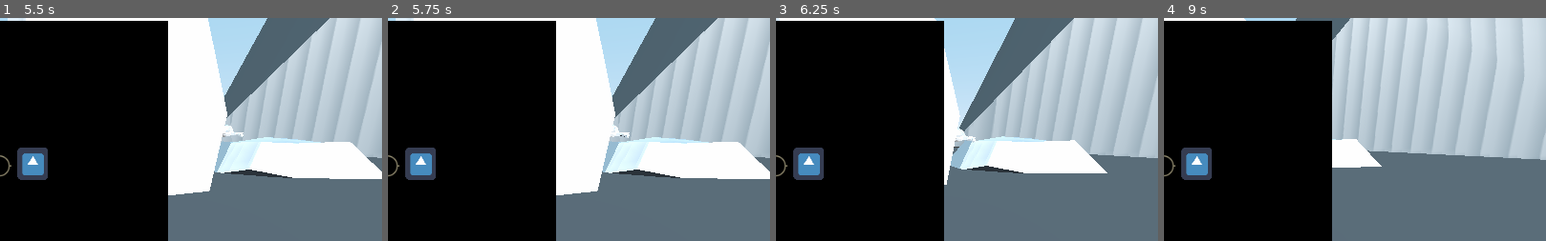
Above: before the commit, frames 1-4 (left to right).
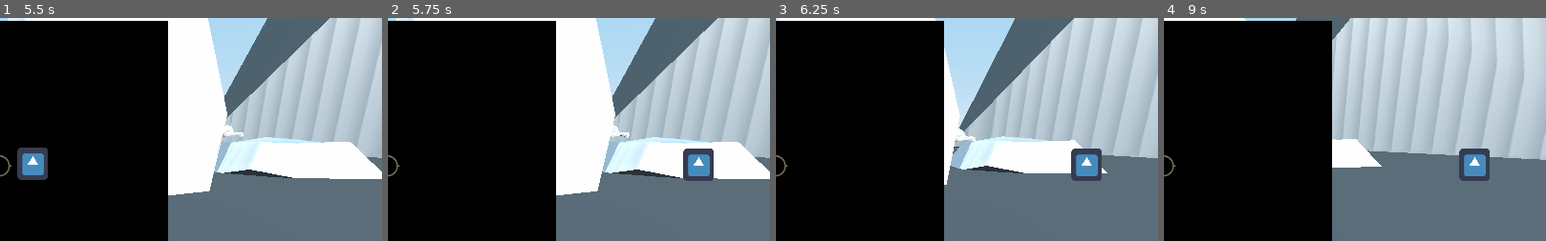
Above: after the commit, the same moments.

Repository: HelmetBugg/BioTank
Game: Godot game, scene res://Title.tscn
The game is run twice, just before and just after one commit, with the same random seed, the same clock (stepped at 60 frames per second) and the same inputs. The engine's default icon, where the game draws it, is replaced by a stand-in: a white triangle on a blue panel in a dark square.
Inputs (mouse positions are % of the whole screen's width and height, from its top left):
- Up to frame 1 (5.5 s): click "START" at 0.5 s; tap Enter at 1.25 s; move the mouse to (55, 50) at 1.27 s; press the mouse at (55, 50) at 1.28 s; hold W (forward) 1.28-5 s; move the mouse to (45, 50) at 2.02 s; release the mouse at (45, 50) at 2.03 s; click (45, 50) at 2.1 s; move the mouse to (52, 48) at 2.77 s; press the mouse at (52, 48) at 2.78 s; move the mouse to (49, 52) at 3.52 s; release the mouse at (49, 52) at 3.53 s; click (49, 52) at 3.6 s; move the mouse to (57, 51) at 4.27 s; press the mouse at (57, 51) at 4.28 s; tap Tab (inventory_toggle) at 4.9 s; release the mouse at (57, 51) at 5 s; drag from (3, 8) to (54, 33) at 5.02 s
- Up to frame 2 (5.75 s): no input
- Up to frame 3 (6.25 s): move the mouse to (55, 50) at 5.77 s; press the mouse at (55, 50) at 5.78 s; hold S (reverse) from 5.78 s (still down)
- Up to frame 4 (9 s): release S (reverse) at 6.5 s; release the mouse at (55, 50) at 6.5 s; drag from (35, 25) to (30, 55) at 6.52 s; tap Space at 7.25 s; move the mouse to (72, 45) at 7.27 s; press the mouse at (72, 45) at 7.28 s; hold W (forward) 7.28-8 s; release the mouse at (72, 45) at 8 s; drag from (30, 55) to (54, 33) at 8.02 s; move the mouse to (60, 28) at 8.77 s; press the mouse at (60, 28) at 8.78 s; hold S (reverse) from 8.78 s (still down)
The pictures show only the part of the screen within x 50-100%, y 0-50%; the shares and areas given below are measured in that part.

Frame 1 is identical in both runs. In frame 2, 2.2% of the frame differs, in the area x 4-86%, y 58-74%; in frame 3, 2.2%; in frame 4, 2.3%.

Commit message:
added reparenting for inventoryItem

Diff:
--- a/EnemyInventory.gd
+++ b/EnemyInventory.gd
@@ -1,4 +1,5 @@
 extends Sprite
+
 
 # Called when the node enters the scene tree for the first time.
 func _ready():
@@ -7,6 +8,7 @@
 func _on_InventoryArea_body_entered(body):
 	print(str('Body entered: ', body.get_name()))
 	body.within_inventory  = true
+	body.currentLocation = self
 
 
 func _on_InventoryArea_body_exited(body):
--- a/InventoryItem.gd
+++ b/InventoryItem.gd
@@ -3,6 +3,7 @@
 var original_position = Vector2()
 var dragging = false
 var within_inventory = false
+var currentLocation = null
 
 func _process(delta):
 	if dragging:
@@ -20,5 +21,10 @@
 			print("tickle me")
 			dragging = false
 			if !within_inventory:
+
 				# Reset position.
 				self.global_position = original_position
+
+			else:
+				get_parent().remove_child(self)
+				currentLocation.add_child(self)
--- a/Player.tscn
+++ b/Player.tscn
@@ -71,12 +71,18 @@
 margin_right = 1026.0
 margin_bottom = 604.0
 
-[node name="PlayerInventory" type="Sprite" parent="InventoryContainer"]
-position = Vector2( 183.625, 194.625 )
+[node name="PlayerGrid" type="GridContainer" parent="InventoryContainer"]
+margin_left = 513.0
+margin_top = 302.0
+margin_right = 513.0
+margin_bottom = 302.0
+
+[node name="PlayerInventory" type="Sprite" parent="InventoryContainer/PlayerGrid"]
+position = Vector2( -329.375, -107.375 )
 scale = Vector2( 0.355986, 0.678571 )
 texture = ExtResource( 6 )
 
-[node name="RichTextLabel" type="RichTextLabel" parent="InventoryContainer/PlayerInventory"]
+[node name="RichTextLabel" type="RichTextLabel" parent="InventoryContainer/PlayerGrid/PlayerInventory"]
 margin_left = -479.302
 margin_top = -270.605
 margin_right = -379.302
@@ -84,27 +90,34 @@
 custom_colors/default_color = Color( 1, 1, 1, 1 )
 text = "Your Inventory"
 
-[node name="ItemBody" type="KinematicBody2D" parent="InventoryContainer/PlayerInventory"]
+[node name="ItemBody" type="KinematicBody2D" parent="InventoryContainer/PlayerGrid/PlayerInventory"]
 position = Vector2( -424, -220 )
 z_index = 1
 z_as_relative = false
 input_pickable = true
 script = ExtResource( 8 )
 
-[node name="InventoryItem" type="Sprite" parent="InventoryContainer/PlayerInventory/ItemBody"]
+[node name="InventoryItem" type="Sprite" parent="InventoryContainer/PlayerGrid/PlayerInventory/ItemBody"]
 scale = Vector2( 1.78933, 1 )
 texture = ExtResource( 7 )
 
-[node name="CollisionShape2D" type="CollisionShape2D" parent="InventoryContainer/PlayerInventory/ItemBody"]
+[node name="CollisionShape2D" type="CollisionShape2D" parent="InventoryContainer/PlayerGrid/PlayerInventory/ItemBody"]
 shape = SubResource( 5 )
 
-[node name="EnemyInventory" type="Sprite" parent="InventoryContainer"]
-position = Vector2( 556, 196 )
+[node name="EnemyGrid" type="GridContainer" parent="InventoryContainer"]
+margin_left = 513.0
+margin_top = 302.0
+margin_right = 513.0
+margin_bottom = 302.0
+columns = 4
+
+[node name="EnemyInventory" type="Sprite" parent="InventoryContainer/EnemyGrid"]
+position = Vector2( 43, -106 )
 scale = Vector2( 0.355986, 0.678571 )
 texture = ExtResource( 6 )
 script = ExtResource( 9 )
 
-[node name="RichTextLabel" type="RichTextLabel" parent="InventoryContainer/EnemyInventory"]
+[node name="RichTextLabel" type="RichTextLabel" parent="InventoryContainer/EnemyGrid/EnemyInventory"]
 margin_left = -479.302
 margin_top = -270.605
 margin_right = -379.302
@@ -112,9 +125,9 @@
 custom_colors/default_color = Color( 1, 1, 1, 1 )
 text = "Enemy Inventory"
 
-[node name="InventoryArea" type="Area2D" parent="InventoryContainer/EnemyInventory"]
+[node name="InventoryArea" type="Area2D" parent="InventoryContainer/EnemyGrid/EnemyInventory"]
 
-[node name="CollisionShape2D" type="CollisionShape2D" parent="InventoryContainer/EnemyInventory/InventoryArea"]
+[node name="CollisionShape2D" type="CollisionShape2D" parent="InventoryContainer/EnemyGrid/EnemyInventory/InventoryArea"]
 position = Vector2( 0, 0.736786 )
 shape = SubResource( 6 )
 
@@ -125,8 +138,8 @@
 transform = Transform( 1, 0, 0, 0, 1, 0, 0, 0, 1, -0.0138305, 0.486265, 0.359179 )
 shape = SubResource( 4 )
 
-[connection signal="input_event" from="InventoryContainer/PlayerInventory/ItemBody" to="InventoryContainer/PlayerInventory/ItemBody" method="_on_ItemBody_input_event"]
-[connection signal="body_entered" from="InventoryContainer/EnemyInventory/InventoryArea" to="InventoryContainer/EnemyInventory" method="_on_InventoryArea_body_entered"]
-[connection signal="body_exited" from="InventoryContainer/EnemyInventory/InventoryArea" to="InventoryContainer/EnemyInventory" method="_on_InventoryArea_body_exited"]
+[connection signal="input_event" from="InventoryContainer/PlayerGrid/PlayerInventory/ItemBody" to="InventoryContainer/PlayerGrid/PlayerInventory/ItemBody" method="_on_ItemBody_input_event"]
+[connection signal="body_entered" from="InventoryContainer/EnemyGrid/EnemyInventory/InventoryArea" to="InventoryContainer/EnemyGrid/EnemyInventory" method="_on_InventoryArea_body_entered"]
+[connection signal="body_exited" from="InventoryContainer/EnemyGrid/EnemyInventory/InventoryArea" to="InventoryContainer/EnemyGrid/EnemyInventory" method="_on_InventoryArea_body_exited"]
 [connection signal="area_entered" from="PlayerReach" to="." method="_on_PlayerReach_area_entered"]
 [connection signal="area_exited" from="PlayerReach" to="." method="_on_PlayerReach_area_exited"]
